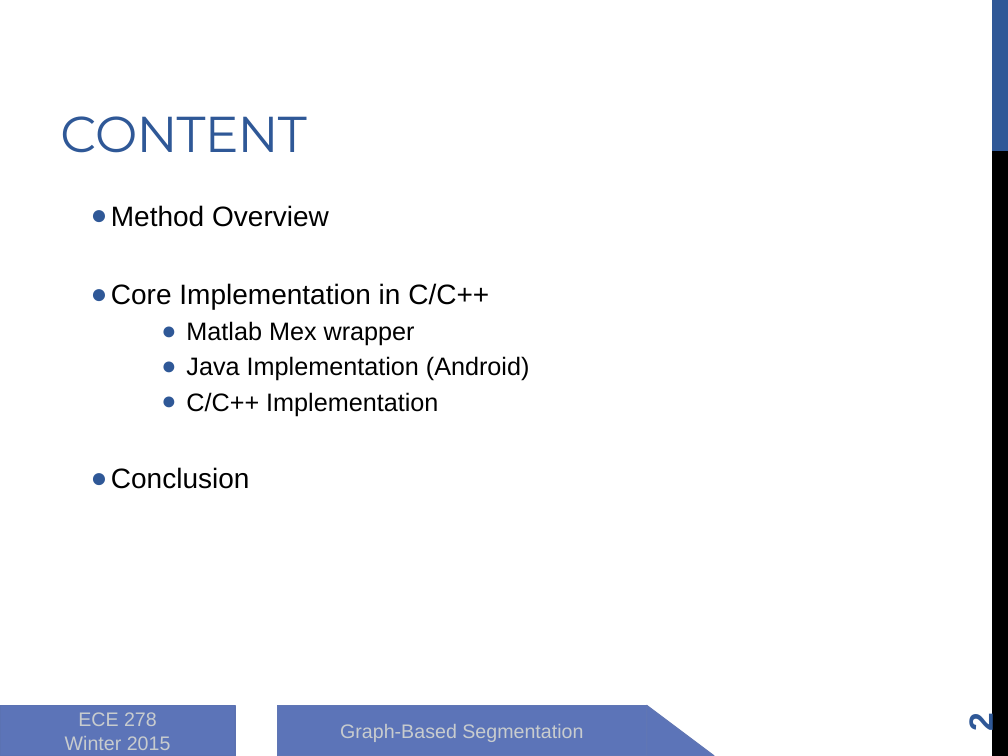
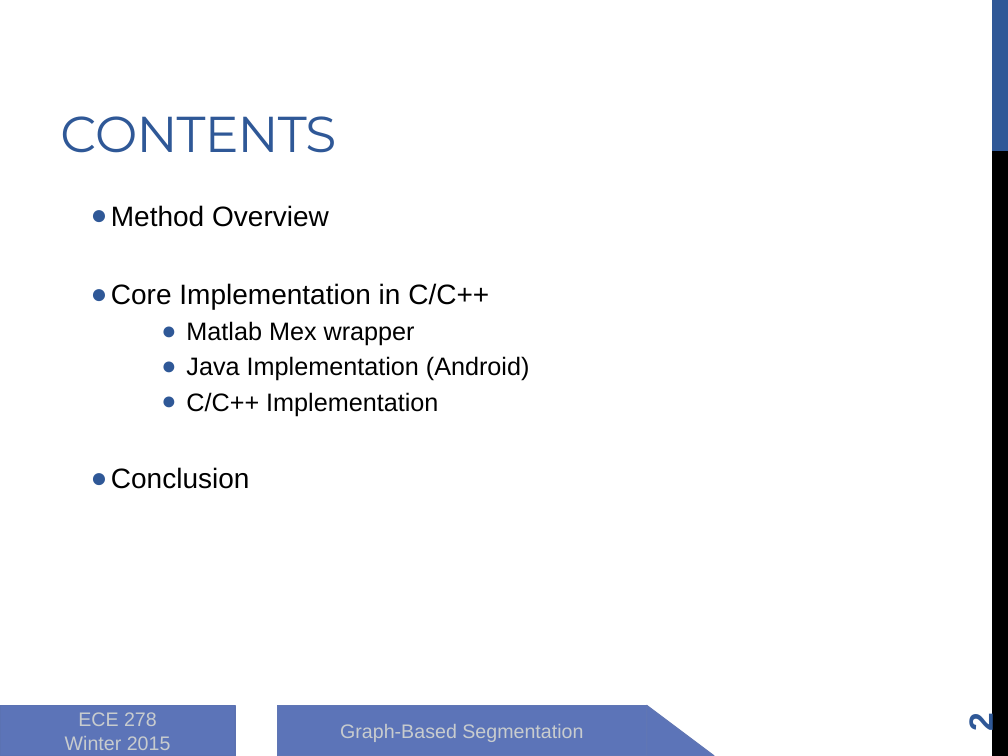
Before and after one commit to zhongguomeng/graph-based-segmentation, a slide deck: slide 2 of 8_report/presentation.pptx. Drawn at 1008x756 pixels with LibreOffice and Linux fonts; fonts in the diff are those of the drawing. Boxes give left, top, right and bottom in pixels: in the first picture for what was removed or moved away, otherwise in the second. Text is boxed around its words. In the diff, an @@ line names an element or a change of style, - is before the commit and + after.

```diff
--- a/8_report/presentation.pptx
+++ b/8_report/presentation.pptx
@@ title at bbox=[60, 116, 336, 153]: text changed @@
-CONTENT
+CONTENTS
```
Also in this commit, not shown: 2 other slides changed, 5 other files.
